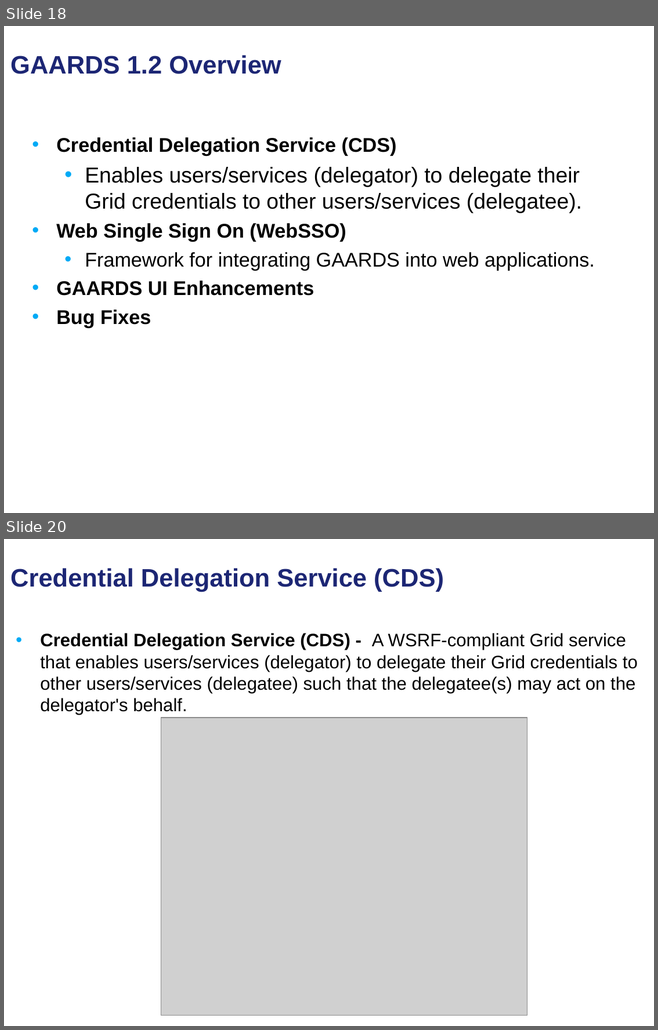
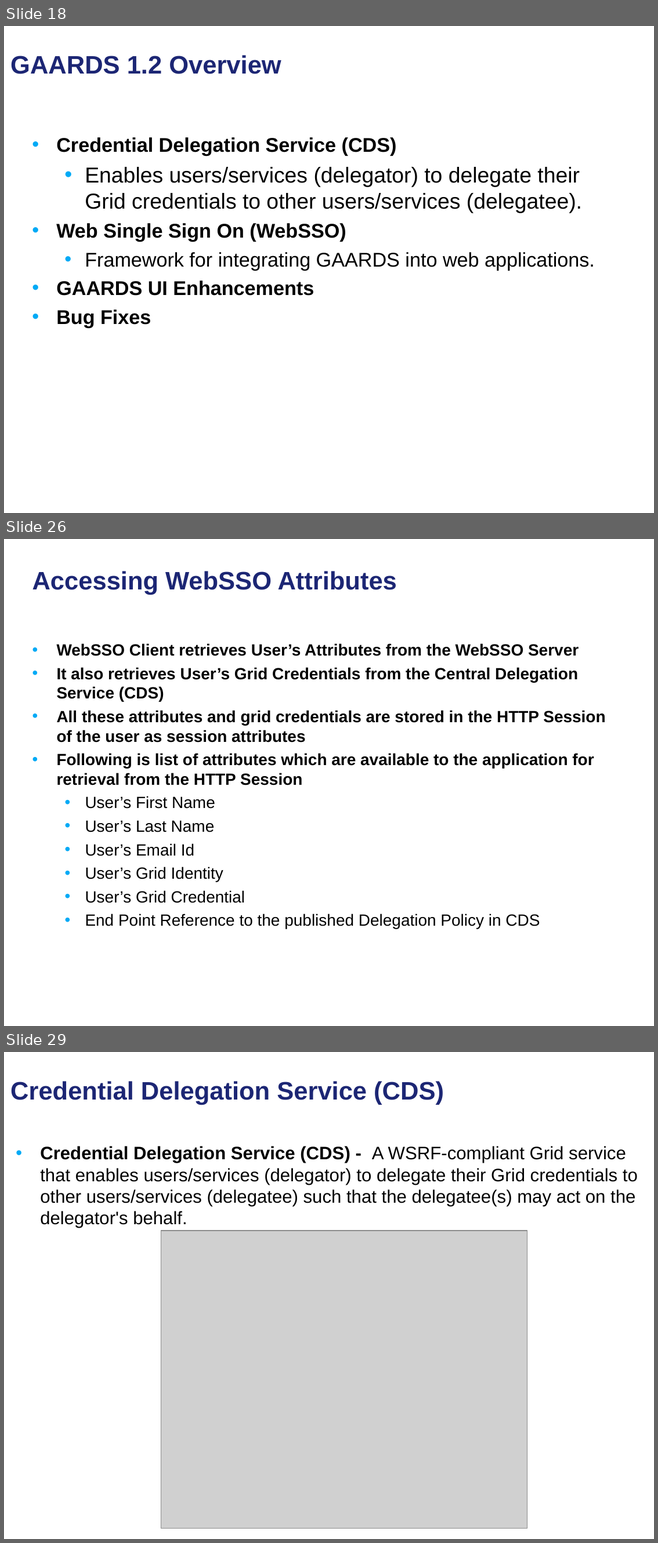
Before and after one commit to NCIP/cagrid-docs, a slide deck: presentations/security/gaards-arch-vcde-f2f-january-2008.ppt. Shown one above the other, each under a label of ours: slides 18 and 20 before the commit, slides 18, 26 and 29 after it; the slides between them are not shown. The pictures are 658x1030 and 658x1543 pixels, drawn with LibreOffice and Linux fonts; fonts in the diff are those of the drawing; grey boxes stand for pictures; background and template pictures are left out. Boxes give left, top, right and bottom in pixels: in the first picture for what was removed or moved away, otherwise in the second. Text is boxed around its words. In the diff, an @@ line names an element or a change of style, - is before the commit and + after.

```diff
--- a/presentations/security/gaards-arch-vcde-f2f-january-2008.ppt
+++ b/presentations/security/gaards-arch-vcde-f2f-january-2008.ppt
@@ slide 26 added at box(4, 539, 654, 1026), background picture (left out) @@
@@ title added at box(32, 571, 397, 595), 28 pt, text #1C2674, bold @@
+Accessing WebSSO Attributes
@@ text added at box(57, 643, 605, 929), 18 pt, text #000000, bold @@
+• WebSSO Client retrieves User’s Attributes from the WebSSO Server
+• It also retrieves User’s Grid Credentials from the Central Delegation Service (CDS)
+• All these attributes and grid credentials are stored in the HTTP Session of the user as session attributes
+• Following is list of attributes which are available to the application for retrieval from the HTTP Session
+  • User’s First Name
+  • User’s Last Name
+  • User’s Email Id
+  • User’s Grid Identity
+  • User’s Grid Credential
+  • End Point Reference to the published Delegation Policy in CDS
@@ what was slide 20 is now slide 29 @@
```
Also in this commit, not shown: 9 other slides added, 1 slide removed.
